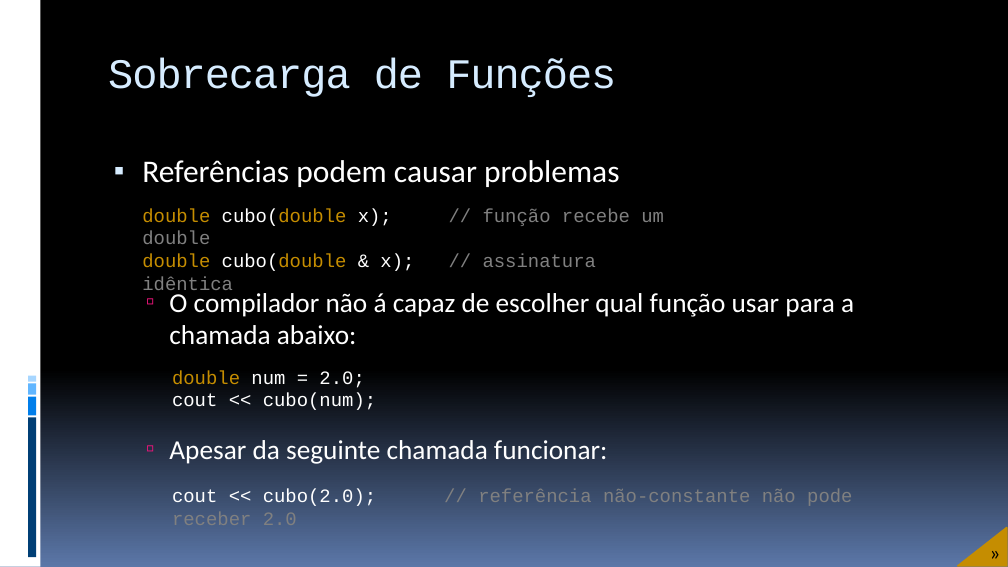
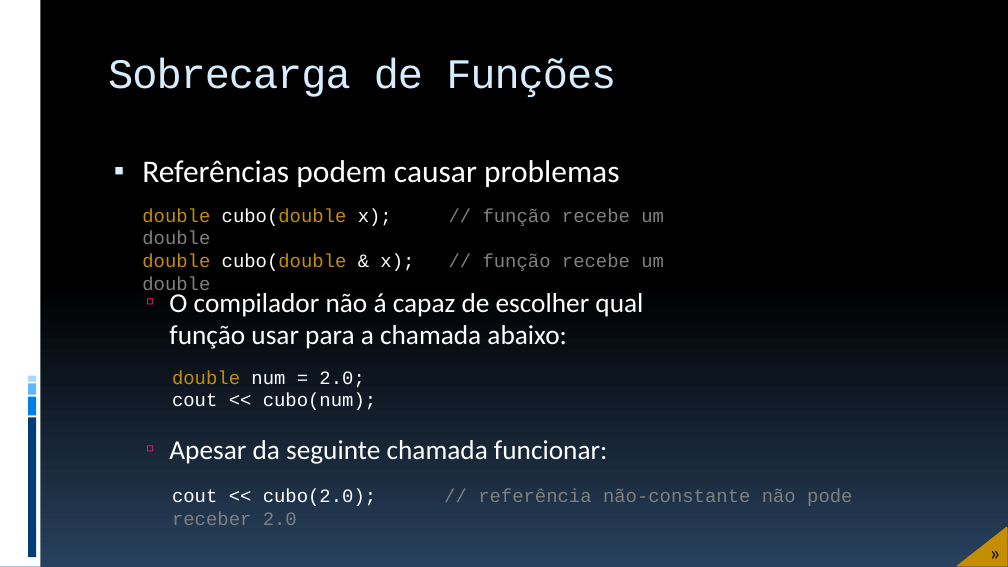
Before and after one commit to JudsonSS/ProgComp, a slide deck: slide 12 of Slides/29. Templates e Sobrecarga de Funções.pptx (slide 11 before the commit). Drawn at 1008x567 pixels with LibreOffice and Linux fonts; fonts in the diff are those of the drawing. Boxes give left, top, right and bottom in pixels: in the first picture for what was removed or moved away, otherwise in the second. Text is boxed around its words. In the diff, an @@ line names an element or a change of style, - is before the commit and + after.

```diff
--- a/Slides/29. Templates e Sobrecarga de Funções.pptx
+++ b/Slides/29. Templates e Sobrecarga de Funções.pptx
@@ background gradient #000000 to #5B77A8 to gradient #000000 to #28415E @@
@@ text "Referências podem causar problemas" rewrapped from [142,160,854,464] to [142,160,643,464] @@
@@ text at [142,209,664,271]: text changed @@
-double cubo(double & x); // assinatura idêntica
+double cubo(double & x); // função recebe um double
```
Also in this commit, not shown: 22 other slides changed, 1 slide added, 5 other files.
